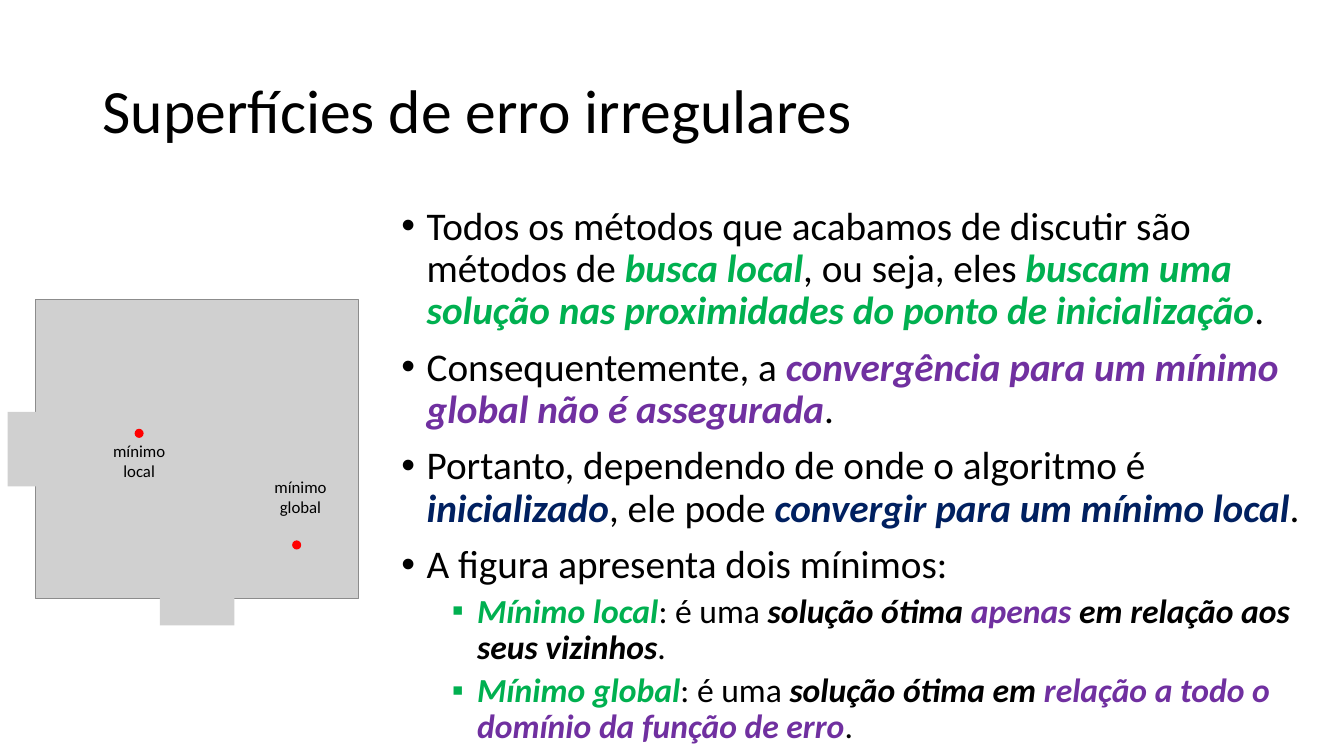
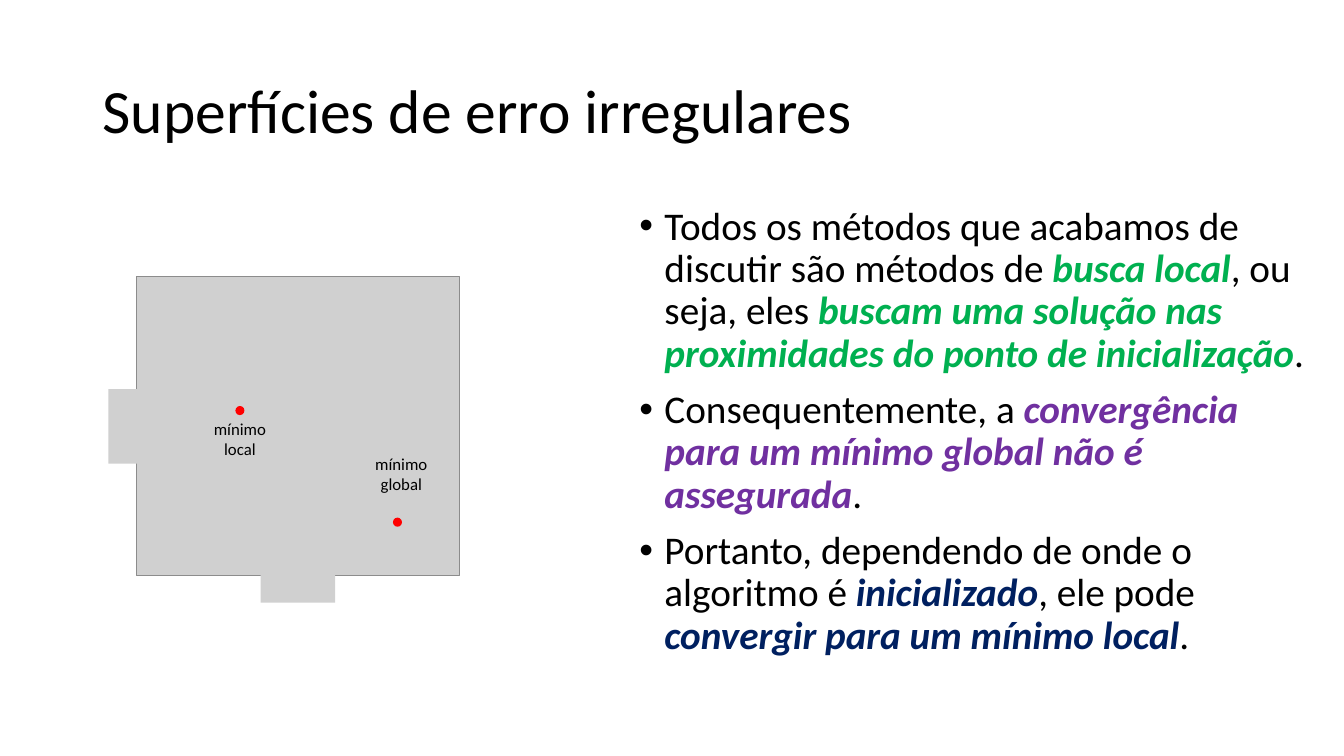
Before and after one commit to zz4fap/t320_aprendizado_de_maquina, a slide deck: slide 9 of slides/T320_Redes_Neurais_Artificiais (Parte III).pptx (slide 8 before the commit). Drawn at 1344x756 pixels with LibreOffice and Linux fonts; fonts in the diff are those of the drawing; grey boxes stand for pictures. Boxes give left, top, right and bottom in pixels: in the first picture for what was removed or moved away, otherwise in the second. Text is boxed around its words. In the diff, an @@ line names an element or a change of style, - is before the commit and + after.

```diff
--- a/slides/T320_Redes_Neurais_Artificiais (Parte III).pptx
+++ b/slides/T320_Redes_Neurais_Artificiais (Parte III).pptx
@@ text "Todos os métodos que acabamos ...": place and size @@
-text "Todos os métodos que acabamos ..." at bbox=[427, 212, 1299, 744]
+text "Todos os métodos que acabamos ..." at bbox=[664, 212, 1304, 656]
@@ picture: place and size @@
-picture at bbox=[35, 299, 358, 599]
+picture at bbox=[136, 277, 459, 577]
@@ 2 pictures, 2 texts, 2 ellipses: place and size @@
-2 pictures, 2 texts, 2 ellipses at bbox=[7, 412, 326, 626]
+2 pictures, 2 texts, 2 ellipses at bbox=[108, 389, 427, 603]
@@ text at bbox=[427, 550, 1290, 744]: paragraphs removed @@
-• A figura apresenta dois mínimos:
-  ▪ Mínimo local: é uma solução ótima apenas em relação aos seus vizinhos.
-  ▪ Mínimo global: é uma solução ótima em relação a todo o domínio da função de erro.
```
Also in this commit, not shown: 9 other slides changed, 1 slide added, 1 other file.
